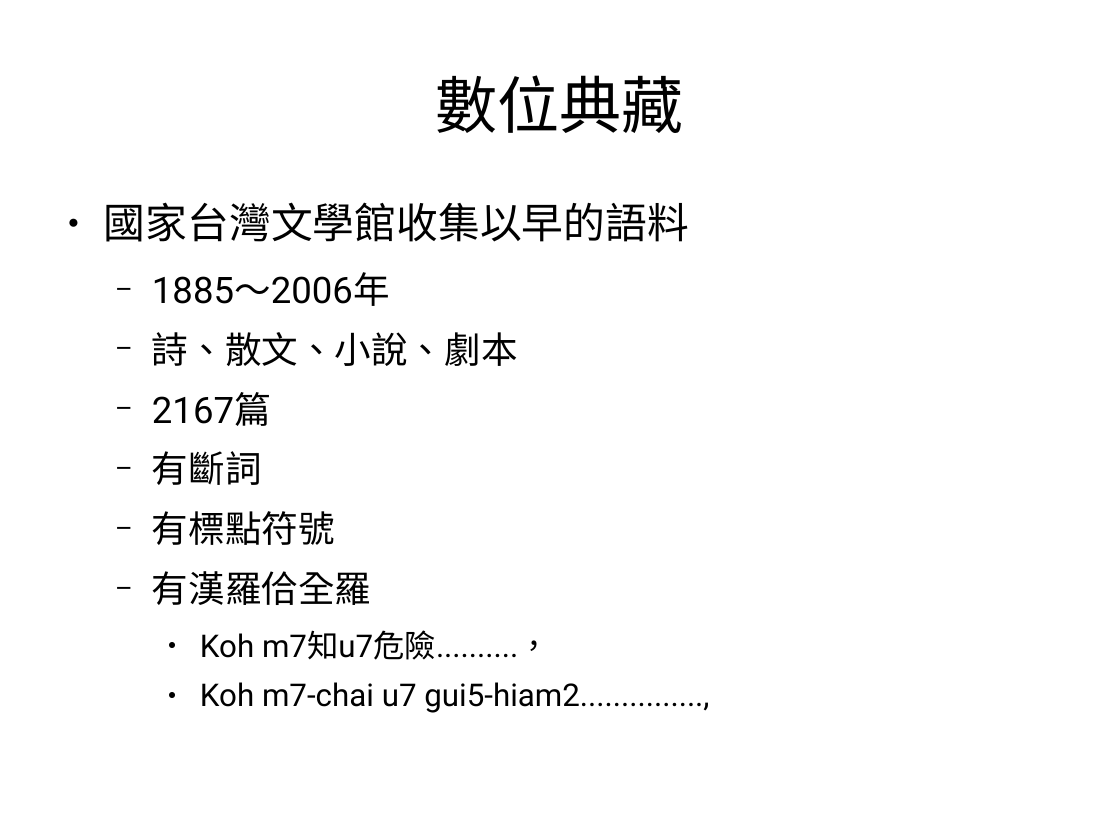
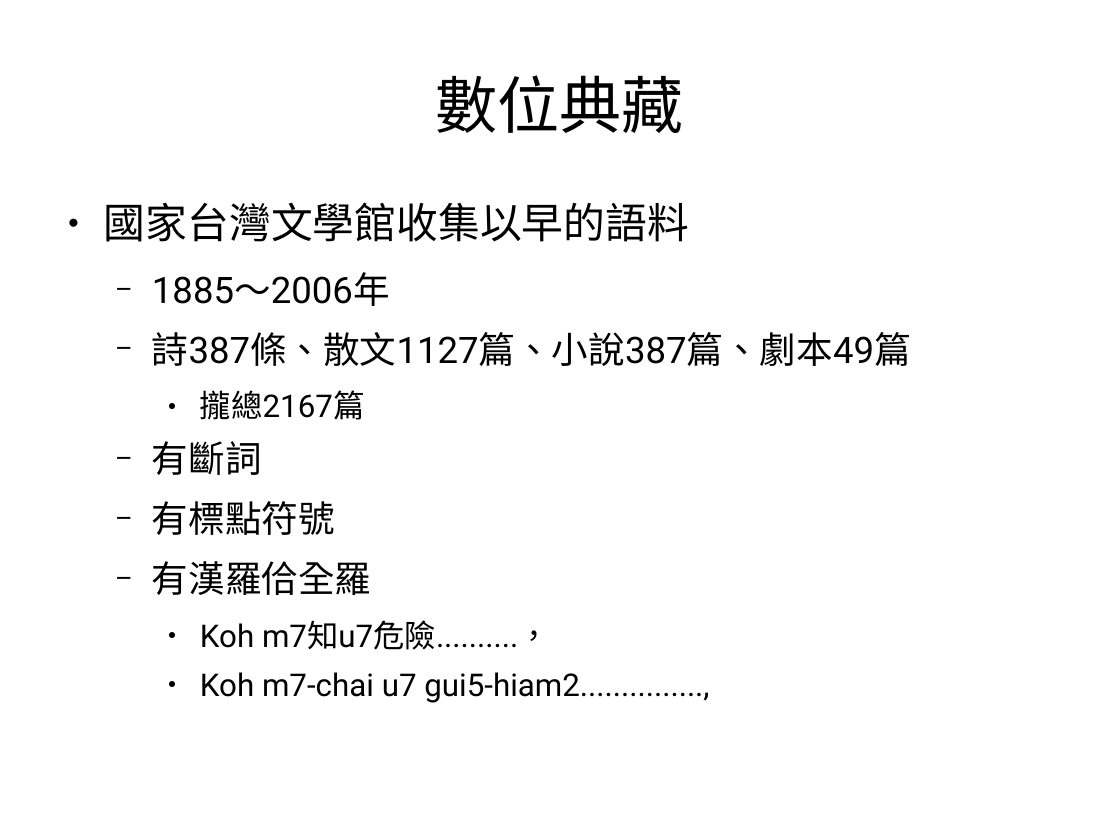
Before and after one commit to sih4sing5hong5/po3-ko3_tau5-iann2-phinn3, a slide deck: slide 15 of 翻譯報告.odp. Drawn at 1120x840 pixels with LibreOffice and Linux fonts; fonts in the diff are those of the drawing. Boxes give left, top, right and bottom in pixels: in the first picture for what was removed or moved away, otherwise in the second. Text is boxed around its words. In the diff, an @@ line names an element or a change of style, - is before the commit and + after.

```diff
--- a/翻譯報告.odp
+++ b/翻譯報告.odp
@@ text at (x1=152, y1=332, x2=911, y2=420): text changed @@
-  − 詩、散文、小說、劇本
-  − 2167篇
+  − 詩387條、散文1127篇、小說387篇、劇本49篇
+    ● 攏總2167篇
```
Also in this commit, not shown: 4 other slides changed, 2 slides added, 4 slides removed.
